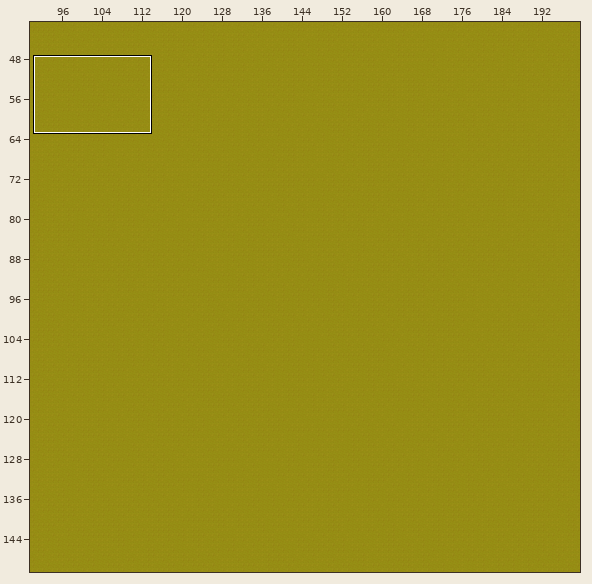
Level history. Tiled map: assets/tileset/myProject.tmx. Above: a wide view before the commit, with the close-up outlined.
Close-up. The starting point:
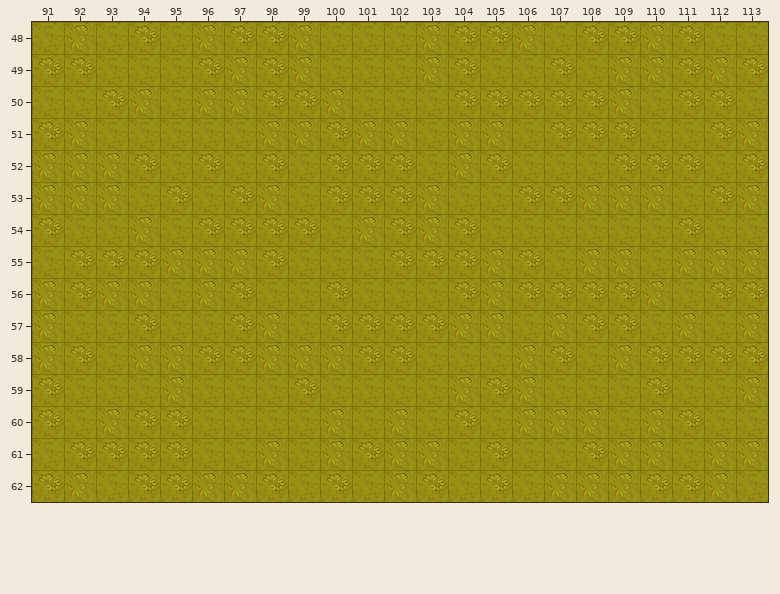
Cells are 32x32 px. Shown: x 91..113, y 48..62.
The result:
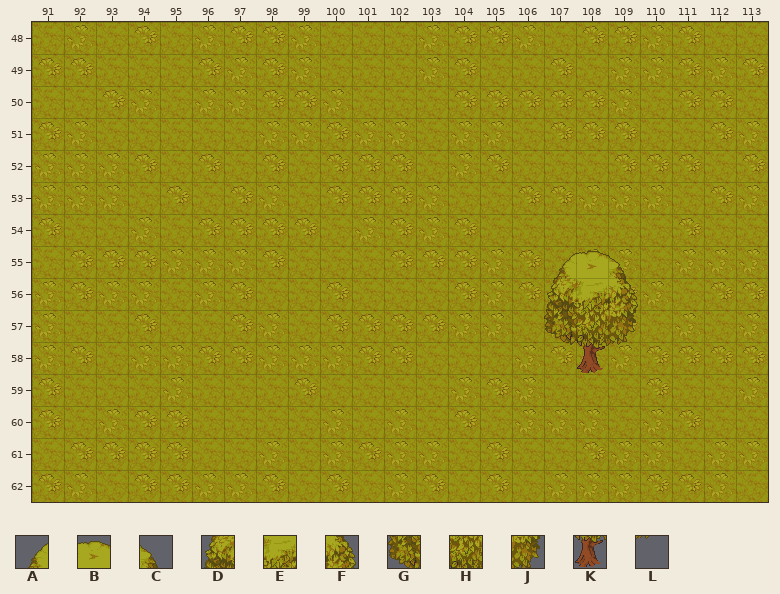
Key: from "tileset": A 24, B 25, C 26, D 30, E 31, F 32, G 36, H 37, J 38, K 43, L 44.
_ is an empty cell.
The exact change:
Changed rows in their new state; . is an unchanged cell.
Layer "Tile Layer 2":
first column x 107:
55 ABC
56 DEF
57 GHJ
58 .KL
Boxes around the changes in both close-ups, in picture pixels (x1, y1, x2, y2):
added: (544, 251, 638, 373)
